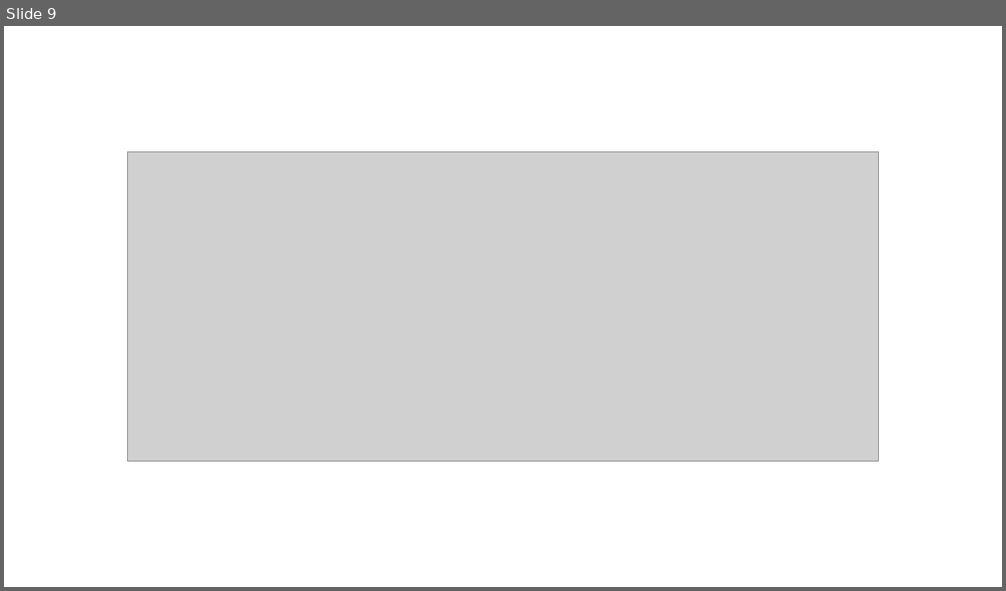
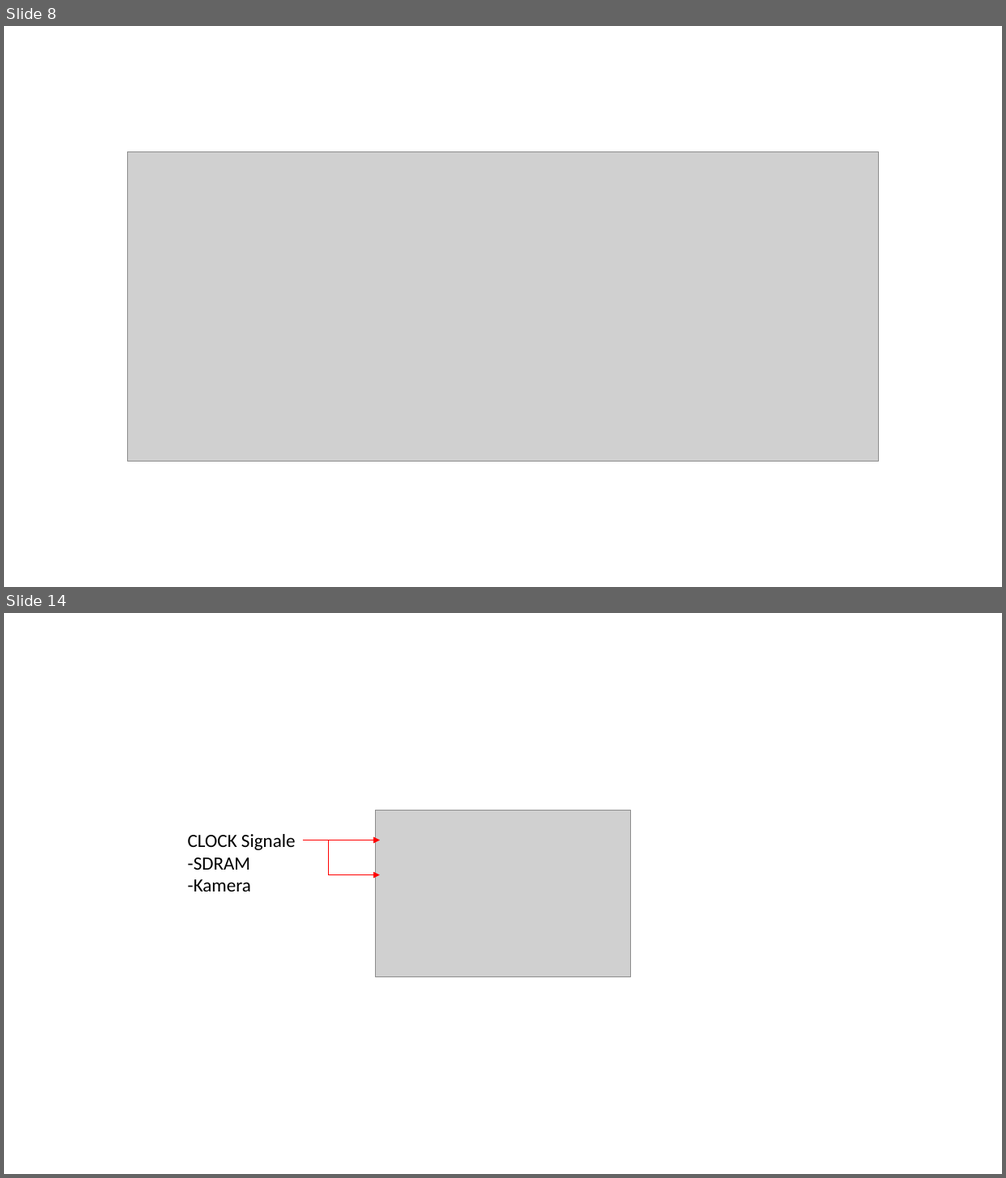
Before and after one commit to Chriss95De/Bachelors-Thesis-VHDL-Pattern-Detection, a slide deck: Dokumentation/Stand Oster/Grafiken.pptx. Shown one above the other, each under a label of ours: slide 9 before the commit, slides 8 and 14 after it; the slides between them are not shown. The pictures are 1006x591 and 1006x1178 pixels, drawn with LibreOffice and Linux fonts; fonts in the diff are those of the drawing; grey boxes stand for pictures. Boxes give left, top, right and bottom in pixels: in the first picture for what was removed or moved away, otherwise in the second. Text is boxed around its words. In the diff, an @@ line names an element or a change of style, - is before the commit and + after.

```diff
--- a/Dokumentation/Stand Oster/Grafiken.pptx
+++ b/Dokumentation/Stand Oster/Grafiken.pptx
@@ slide 14 added at (x1=4, y1=613, x2=1002, y2=1174), background #FFFFFF @@
@@ picture added at (x1=375, y1=810, x2=631, y2=977) @@
@@ text added at (x1=188, y1=834, x2=296, y2=892), 18 pt, text #000000 @@
+CLOCK Signale
+-SDRAM
+-Kamera
@@ arrow added from (303, 841) to (380, 841), #FF0000 1 pt @@
@@ line added from (328, 875) to (328, 841), #FF0000 1 pt @@
@@ arrow added from (328, 875) to (380, 875), #FF0000 1 pt @@
@@ what was slide 9 is now slide 8 @@
```
Also in this commit, not shown: 1 slide changed, 12 other slides added, 30 other files.
